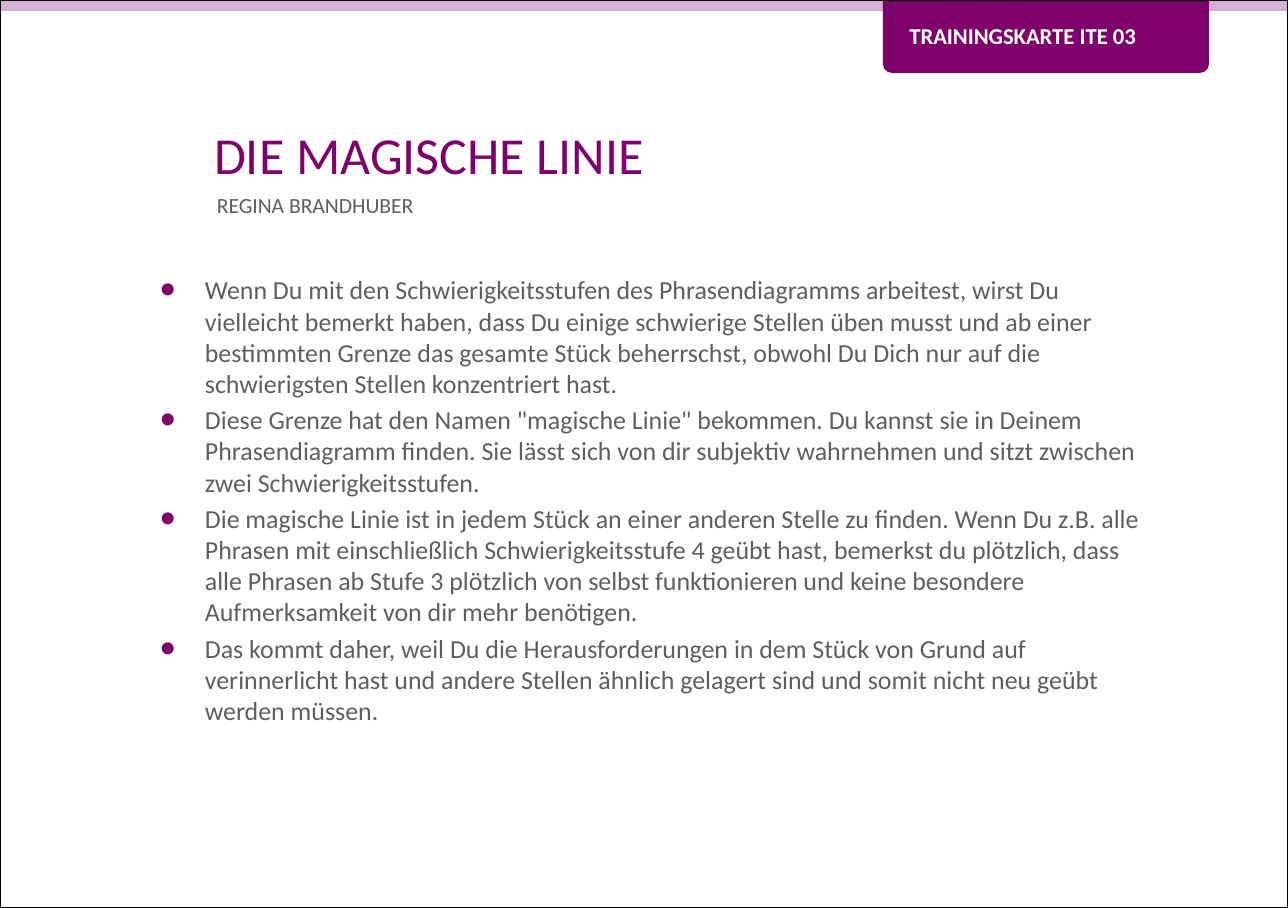
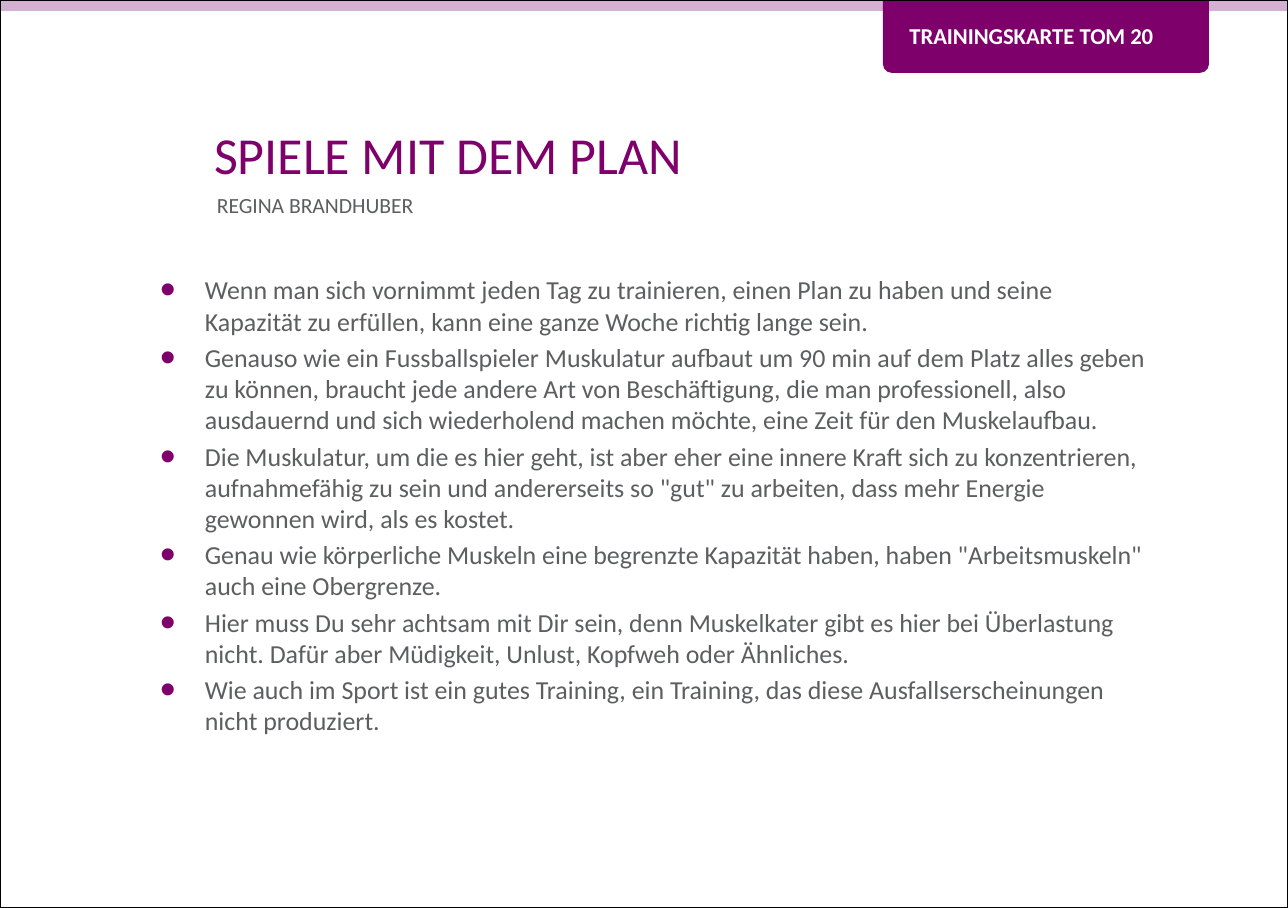
Before and after one commit to Teamtool/training-materials, a slide deck: slide 1 of training-cards/music moves/01_musicmoves_templates/ger_apprentice_training_card_template_mm_cc.pptx. Drawn at 1288x908 pixels with LibreOffice and Linux fonts; fonts in the diff are those of the drawing; background and template pictures are left out. Boxes give left, top, right and bottom in pixels: in the first picture for what was removed or moved away, otherwise in the second. Text is boxed around its words. In the diff, an @@ line names an element or a change of style, - is before the commit and + after.

```diff
--- a/training-cards/music moves/01_musicmoves_templates/ger_apprentice_training_card_template_mm_cc.pptx
+++ b/training-cards/music moves/01_musicmoves_templates/ger_apprentice_training_card_template_mm_cc.pptx
@@ text at (909, 29, 1153, 44): text changed @@
-TRAININGSKARTE ITE 03
+TRAININGSKARTE TOM 20
@@ title at (214, 140, 682, 175): text changed @@
-DIE MAGISCHE LINIE
+SPIELE MIT DEM PLAN
@@ text at (205, 281, 1145, 734): text changed @@
-• Wenn Du mit den Schwierigkeitsstufen des Phrasendiagramms arbeitest, wirst Du vielleicht bemerkt haben, dass Du einige schwierige Stellen üben musst und ab einer bestimmten Grenze das gesamte Stück beherrschst, obwohl Du Dich nur auf die schwierigsten Stellen konzentriert hast.
-• Diese Grenze hat den Namen "magische Linie" bekommen. Du kannst sie in Deinem Phrasendiagramm finden. Sie lässt sich von dir subjektiv wahrnehmen und sitzt zwischen zwei Schwierigkeitsstufen.
-• Die magische Linie ist in jedem Stück an einer anderen Stelle zu finden. Wenn Du z.B. alle Phrasen mit einschließlich Schwierigkeitsstufe 4 geübt hast, bemerkst du plötzlich, dass alle Phrasen ab Stufe 3 plötzlich von selbst funktionieren und keine besondere Aufmerksamkeit von dir mehr benötigen.
-• Das kommt daher, weil Du die Herausforderungen in dem Stück von Grund auf verinnerlicht hast und andere Stellen ähnlich gelagert sind und somit nicht neu geübt werden müssen.
+• Wenn man sich vornimmt jeden Tag zu trainieren, einen Plan zu haben und seine Kapazität zu erfüllen, kann eine ganze Woche richtig lange sein.
+• Genauso wie ein Fussballspieler Muskulatur aufbaut um 90 min auf dem Platz alles geben zu können, braucht jede andere Art von Beschäftigung, die man professionell, also ausdauernd und sich wiederholend machen möchte, eine Zeit für den Muskelaufbau.
+• Die Muskulatur, um die es hier geht, ist aber eher eine innere Kraft sich zu konzentrieren, aufnahmefähig zu sein und andererseits so "gut" zu arbeiten, dass mehr Energie gewonnen wird, als es kostet.
+• Genau wie körperliche Muskeln eine begrenzte Kapazität haben, haben "Arbeitsmuskeln" auch eine Obergrenze.
+• Hier muss Du sehr achtsam mit Dir sein, denn Muskelkater gibt es hier bei Überlastung nicht. Dafür aber Müdigkeit, Unlust, Kopfweh oder Ähnliches.
+• Wie auch im Sport ist ein gutes Training, ein Training, das diese Ausfallserscheinungen nicht produziert.
```
Also in this commit, not shown: 1 other slide changed, 3 other files.
